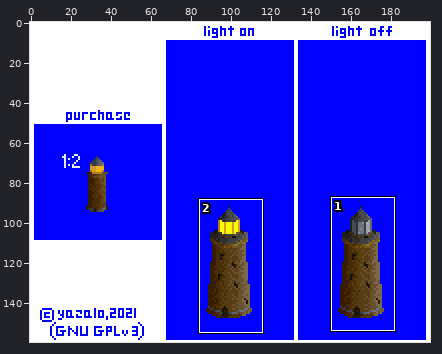
Edited in one commit: sprite sheet (gfx/czolpino.png). The first picture is a wide view before the edit; the outline marks the close-up.
Close-up. Earlier state:
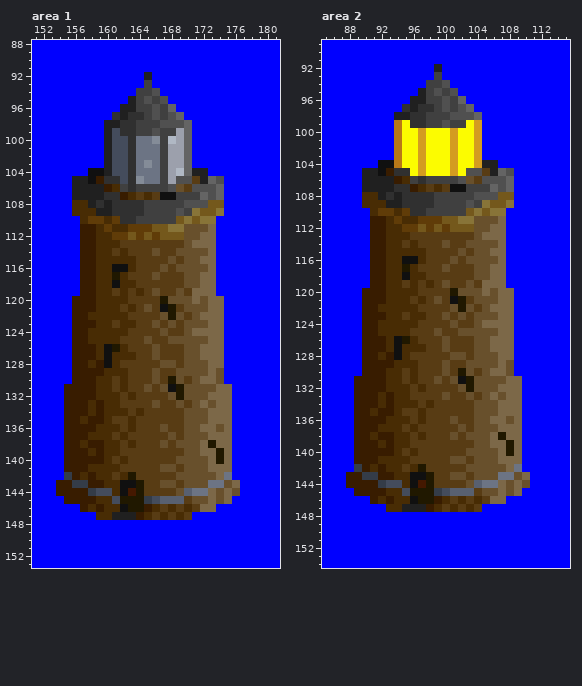
The file is 200x160 pixels. Colours within 5 levels of each other are drawn and written as one. Shown: area 1: x 151..181, y 88..153; area 2: x 85..115, y 89..154.
The result:
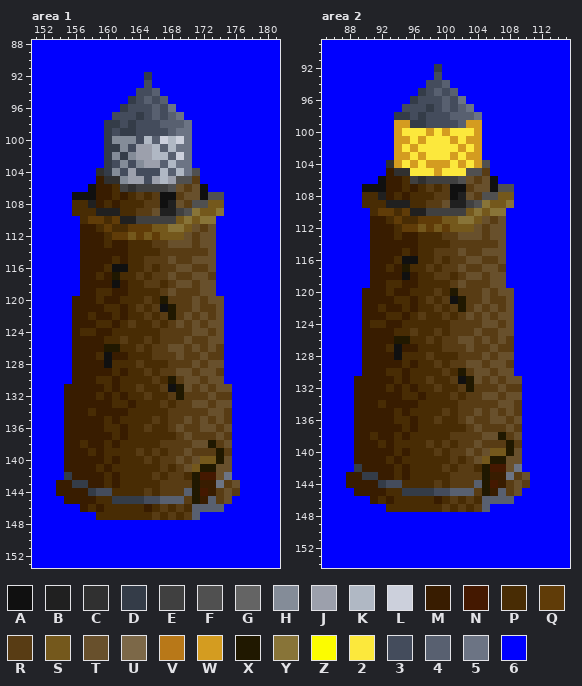
Palette (. is transparent): A #101010  B #202020  C #303030  D #343c48  E #404040  F #505050  G #646464  H #848c98  J #9ca0ac  K #b0b8c4  L #ccd0dc  M #381c00  N #441800  P #482c04  Q #603c08  R #583c14  S #74581c  T #68502c  U #7c6848  V #b87818  W #d49c20  X #201800  Y #887438  Z #fcfc00  2 #fce83c  3 #444c5c  4 #586070  5 #6c7484  6 #0000ff
The exact change:
Area 1:
y 92: x 165 B -> D
y 93: x 165 E -> 3
y 94: x 164..166 EEF -> 334
y 95: x 163..167 BEFEF -> D3434
y 96: x 162..168 BBEEFEG -> D333435
y 97: x 161..169 CBCCEFEFG -> 333D34345
y 98: x 160..170 BBCCEEEFFFG -> DD3D3334445
y 99: x 160 B -> D; x 162..170 CCEEFEEJG -> DD3333455
y 100: x 160..167 B33C55HE -> DHHH3K4L; x 169..170 JG -> L5
y 101: x 160..170 B33C555EJJG -> DDH3JJK4K55
y 102: x 160..170 B33C555EJJG -> DHDHJJKK4L5
y 103: x 160 B -> D; x 162..170 3C5H5EJJG -> H3HJJ4K55
y 104: x 158..161 AAB3 -> 6CDH; x 163..168 C555EJ -> J333K4; x 170..172 GBB -> 5F6
y 105: x 156..158 BBA -> 666; x 162..167 3CH55E -> HJJ3JK; x 172..174 BGF -> 666
y 106: x 156..159 BBBB -> 66AM; x 171..174 FFFG -> TA66
y 107: x 156..161 BBBBCC -> AAAMMP; x 169..172 EEEG -> RTTA; x 174 G -> F
y 108: x 159..170 CBCCCCEEEEEF -> MPMPPPRRABTR
y 109: x 161..170 CCCCEEEEFE -> BPPRRTBBEF
y 110: x 162..163 CC -> BB
y 111: x 170 T -> S; x 172..173 TU -> RT
y 112: x 159 P -> M; x 171..173 TUU -> RTT
y 113: x 159 P -> M; x 161..165 PRRRR -> MMPPP; x 168..169 RR -> TT; x 171..173 UUU -> RTT
y 114: x 159..166 PPRPRRRT -> MMMMPPPP; x 169..173 TTTTU -> RRRRT
y 115: x 159..160 PP -> MM; x 162 P -> M; x 164 R -> P; x 170 T -> R; x 172..173 UU -> TT
y 116: x 159 P -> M; x 164 R -> P; x 166..167 RT -> PR; x 171..173 TTU -> RRT
y 117: x 160 P -> M; x 163 R -> P; x 165..166 RT -> PR; x 168 R -> T; x 170 T -> R; x 172..173 UU -> TR
y 118: x 159..160 PP -> MM; x 162 P -> M; x 164 R -> P; x 167 R -> P; x 169 R -> T; x 171..173 TUU -> RTT
y 119: x 161..163 RPR -> MMP; x 165..166 RT -> PP; x 168..169 RT -> TR; x 171..173 UUU -> RTT
y 120: x 160..161 PP -> MM; x 163..164 RR -> PP; x 166 R -> P; x 168..174 TTTUTUU -> RRRTRTT
y 121: x 159 P -> M; x 162 R -> M; x 165 T -> P; x 170 T -> R; x 172..174 TUU -> RRT
y 122: x 159..160 PP -> MM; x 162..164 PRR -> MPP; x 166..167 RT -> PR; x 169..174 TRTUUU -> RTRTRT
y 123: x 161 R -> M; x 163..170 PRRTRTRT -> RPPRPRTR; x 172..174 TUU -> RTT
y 124: x 157 M -> P; x 159..160 PP -> MM; x 163..167 RRRRT -> PPPPR; x 170..174 TUUUU -> RTTRT
y 125: x 158..159 PP -> MM; x 163..166 RRTR -> PPRP; x 168..169 TT -> RR; x 171..174 TTUU -> RRTT
y 126: x 159..160 PA -> MX; x 163 R -> P; x 165..166 RT -> PR; x 168..170 RRT -> TTR; x 172..174 UUU -> RTR
y 127: x 161..162 PP -> MM; x 164..166 RRT -> PPR; x 169..174 RTTUUU -> TRRTRR
y 128: x 158 P -> M; x 162..163 RR -> PP; x 165..168 RRTT -> PPPR; x 170 T -> R; x 172..174 TUU -> RTT
y 129: x 160 P -> M; x 162..164 PRR -> MPP; x 166 T -> P; x 171 T -> R; x 173..174 UT -> TR
y 130: x 161 R -> M; x 163..167 RRRTR -> PPPRP; x 169..170 TR -> RT; x 172..173 UU -> RT
y 131: x 159 P -> M; x 161 R -> M; x 163 R -> P; x 165..167 TRT -> PPR; x 171 T -> R; x 173..175 TUU -> RTT
y 132: x 160 P -> M; x 162 R -> M; x 164 R -> P; x 166..168 RRT -> PPR; x 170..175 TTTUUU -> RRRTRR
y 133: x 158 P -> M; x 160 P -> M; x 162..166 RRRRT -> PMPPP; x 168..169 RT -> PR; x 172..175 UTUU -> TRTT
y 134: x 160..163 PPPR -> MMMP; x 165..167 RRR -> PPP; x 170..175 TTTUUU -> RRRTTR
y 135: x 157 P -> M; x 161..162 RR -> MP; x 164..165 RR -> PP; x 167 R -> P; x 171 T -> R; x 173..175 UUU -> RTR
y 136: x 159 P -> M; x 162 R -> M; x 164 R -> P; x 166..167 RT -> PP; x 169..175 RTTUUTU -> TRRTTRT
y 137: x 158..168 PPPRPRRRRRT -> MMMPMPPPPPP; x 171..175 TTUUU -> RRRTR
y 138: x 161..162 PR -> MP; x 164..167 RRRT -> PPPR; x 169..170 TT -> RR; x 172 U -> T; x 174..175 UU -> RT
y 139: x 162..163 RR -> PP; x 165 R -> P; x 167 R -> P; x 171..173 TUU -> RRR; x 175 U -> R
y 140: x 161 R -> M; x 163..164 RR -> PP; x 166 R -> P; x 170 T -> R; x 172..173 TU -> SS; x 175 U -> T
y 141: x 158 P -> M; x 160 P -> M; x 162..168 RRRRRTT -> PPPPPRP; x 171..175 TTUUU -> SXXTT
y 142: x 157 P -> M; x 159 P -> M; x 161 R -> M; x 163..165 XRR -> PPP; x 167 R -> P; x 169..174 TTTTTU -> RPXNNT
y 143: x 161..168 PAAXRRTT -> MPPPPPRR; x 170..173 TTT5 -> RXMM; x 175..176 TU -> RT
y 144: x 162..164 ANX -> PPP; x 166 R -> P; x 169 T -> R; x 171..176 55UTUT -> XNMRTR
y 145: x 161..165 3XXXD -> DDDD3; x 171..175 TTUTU -> XM4RT
y 146: x 162..164 AXX -> PPP; x 171..174 RUU6 -> 4444
y 147: x 161..164 BBBM -> PPPP; x 171 6 -> 4
Area 2:
y 92: x 99 B -> D
y 93: x 99 E -> 3
y 94: x 98..100 EEF -> 334
y 95: x 97..101 BEFEF -> D3434
y 96: x 96..102 BBEEFEG -> D333435
y 97: x 95..103 CBCCEFEFG -> 333D34345
y 98: x 94..104 BBCCEEEFFFG -> DD3D3334445
y 99: x 94..103 VZCCEEFEEZ -> WWDD33334W
y 100: x 94..103 VZZWZZZWZZ -> W222W2W222
y 101: x 94..96 VZZ -> WW2; x 98..100 ZZZ -> 222; x 102..103 ZZ -> 2W
y 102: x 94..103 VZZWZZZWZZ -> W2W22222W2
y 103: x 94..96 VZZ -> WW2; x 98..100 ZZZ -> 222; x 102..103 ZZ -> 2W
y 104: x 92..103 AAVZZWZZZWZZ -> 6CW2W2WWW2W2; x 105..106 BB -> F6
y 105: x 90..92 BBA -> 666; x 96..102 ZWZZZWZ -> 222W222; x 106..108 BGF -> 666
y 106: x 90..93 BBBB -> 66AM; x 105..108 FFFG -> TA66
y 107: x 90..95 BBBBCC -> AAAMMP; x 103..106 EEEG -> RTTA; x 108 G -> F
y 108: x 93..104 CBCCCCEEEEEF -> MPMPPPRRABTR
y 109: x 95..104 CCCCEEEEFE -> BPPRRTBBEF
y 110: x 96..97 CC -> BB
y 111: x 104 T -> S; x 106..107 TU -> RT
y 112: x 93 P -> M; x 105..107 TUU -> RTT
y 113: x 93 P -> M; x 95..99 PRRRR -> MMPPP; x 102..103 RR -> TT; x 105..107 UUU -> RTT
y 114: x 93..100 PPRPRRRT -> MMMMPPPP; x 103..107 TTTTU -> RRRRT
y 115: x 93..94 PP -> MM; x 96 P -> M; x 98 R -> P; x 104 T -> R; x 106..107 UU -> TT
y 116: x 93 P -> M; x 98 R -> P; x 100..101 RT -> PR; x 105..107 TTU -> RRT
y 117: x 94 P -> M; x 97 R -> P; x 99..100 RT -> PR; x 102 R -> T; x 104 T -> R; x 106..107 UU -> TR
y 118: x 93..94 PP -> MM; x 96 P -> M; x 98 R -> P; x 101 R -> P; x 103 R -> T; x 105..107 TUU -> RTT
y 119: x 95..97 RPR -> MMP; x 99..100 RT -> PP; x 102..103 RT -> TR; x 105..107 UUU -> RTT
y 120: x 94..95 PP -> MM; x 97..98 RR -> PP; x 100 R -> P; x 102..108 TTTUTUU -> RRRTRTT
y 121: x 93 P -> M; x 96 R -> M; x 99 T -> P; x 104 T -> R; x 106..108 TUU -> RRT
y 122: x 93..94 PP -> MM; x 96..98 PRR -> MPP; x 100..101 RT -> PR; x 103..108 TRTUUU -> RTRTRT
y 123: x 95 R -> M; x 97..104 PRRTRTRT -> RPPRPRTR; x 106..108 TUU -> RTT
y 124: x 91 M -> P; x 93..94 PP -> MM; x 97..101 RRRRT -> PPPPR; x 104..108 TUUUU -> RTTRT
y 125: x 92..93 PP -> MM; x 97..100 RRTR -> PPRP; x 102..103 TT -> RR; x 105..108 TTUU -> RRTT
y 126: x 93..94 PA -> MX; x 97 R -> P; x 99..100 RT -> PR; x 102..104 RRT -> TTR; x 106..108 UUU -> RTR
y 127: x 95..96 PP -> MM; x 98..100 RRT -> PPR; x 103..108 RTTUUU -> TRRTRR
y 128: x 92 P -> M; x 96..97 RR -> PP; x 99..102 RRTT -> PPPR; x 104 T -> R; x 106..108 TUU -> RTT
y 129: x 94 P -> M; x 96..98 PRR -> MPP; x 100 T -> P; x 105 T -> R; x 107..108 UT -> TR
y 130: x 95 R -> M; x 97..101 RRRTR -> PPPRP; x 103..104 TR -> RT; x 106..107 UU -> RT
y 131: x 93 P -> M; x 95 R -> M; x 97 R -> P; x 99..101 TRT -> PPR; x 105 T -> R; x 107..109 TUU -> RTT
y 132: x 94 P -> M; x 96 R -> M; x 98 R -> P; x 100..102 RRT -> PPR; x 104..109 TTTUUU -> RRRTRR
y 133: x 92 P -> M; x 94 P -> M; x 96..100 RRRRT -> PMPPP; x 102..103 RT -> PR; x 106..109 UTUU -> TRTT
y 134: x 94..97 PPPR -> MMMP; x 99..101 RRR -> PPP; x 104..109 TTTUUU -> RRRTTR
y 135: x 91 P -> M; x 95..96 RR -> MP; x 98..99 RR -> PP; x 101 R -> P; x 105 T -> R; x 107..109 UUU -> RTR
y 136: x 93 P -> M; x 96 R -> M; x 98 R -> P; x 100..101 RT -> PP; x 103..109 RTTUUTU -> TRRTTRT
y 137: x 92..102 PPPRPRRRRRT -> MMMPMPPPPPP; x 105..109 TTUUU -> RRRTR
y 138: x 95..96 PR -> MP; x 98..101 RRRT -> PPPR; x 103..104 TT -> RR; x 106 U -> T; x 108..109 UU -> RT
y 139: x 96..97 RR -> PP; x 99 R -> P; x 101 R -> P; x 105..107 TUU -> RRR; x 109 U -> R
y 140: x 95 R -> M; x 97..98 RR -> PP; x 100 R -> P; x 104 T -> R; x 106..107 TU -> SS; x 109 U -> T
y 141: x 92 P -> M; x 94 P -> M; x 96..102 RRRRRTT -> PPPPPRP; x 105..109 TTUUU -> SXXTT
y 142: x 91 P -> M; x 93 P -> M; x 95 R -> M; x 97..99 XRR -> PPP; x 101 R -> P; x 103..108 TTTTTU -> RPXNNT
y 143: x 95..102 PAAXRRTT -> MPPPPPRR; x 104..107 TTT5 -> RXMM; x 109..110 TU -> RT
y 144: x 96..98 ANX -> PPP; x 100 R -> P; x 103 T -> R; x 105..110 55UTUT -> XNMRTR
y 145: x 95..99 3XXXD -> DDDD3; x 105..109 TTUTU -> XM4RT
y 146: x 96..98 AXX -> PPP; x 105..108 RUU6 -> 4444
y 147: x 95..98 BBBM -> PPPP; x 105 6 -> 4
Where, in picture pixels (left, top, right, bottom), the same in both close-ups:
changed: (72, 72, 240, 520)
changed: (362, 64, 530, 512)
